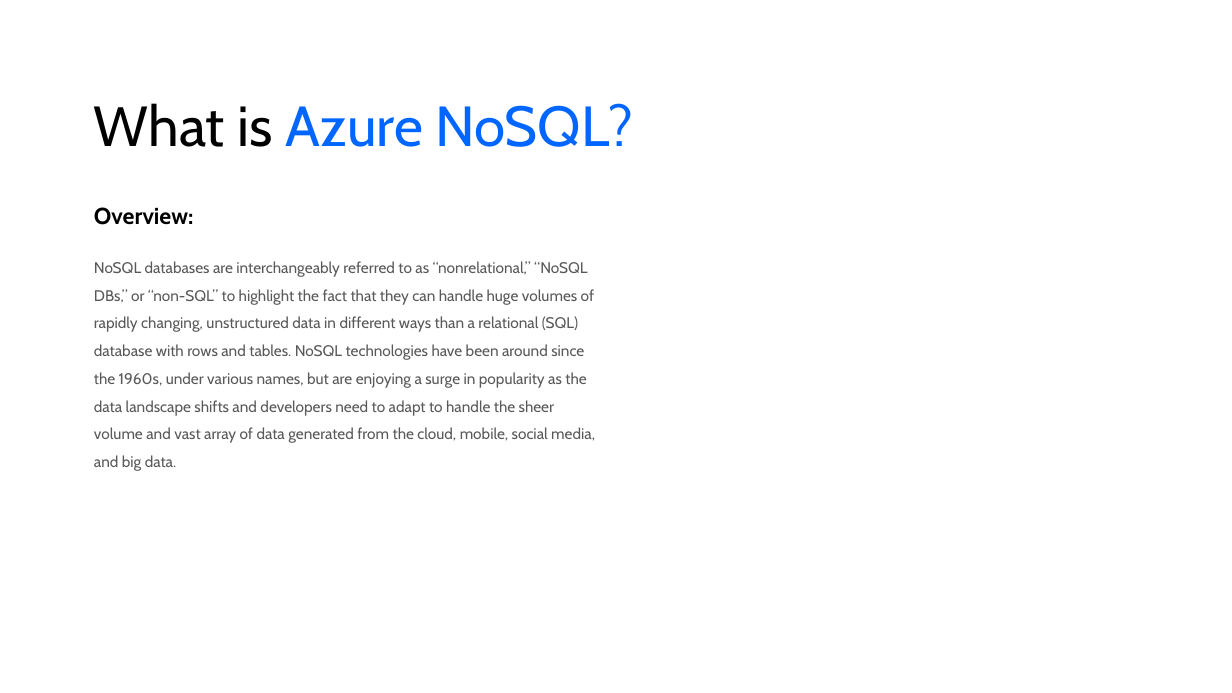
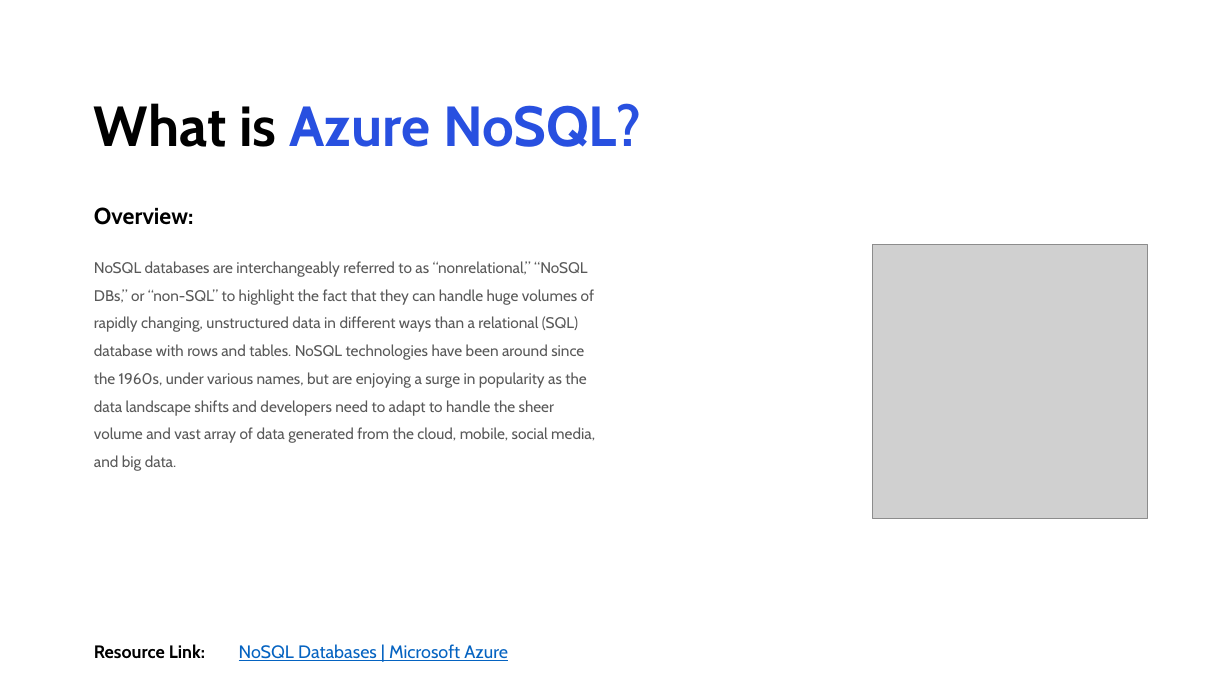
Before and after one commit to areed1192/azure-sql-data-project, a slide deck: slide 17 of samples/resources/Microsoft Azure.pptx (slide 5 before the commit). Drawn at 1232x693 pixels with LibreOffice and Linux fonts; fonts in the diff are those of the drawing; grey boxes stand for pictures. Boxes give left, top, right and bottom in pixels: in the first picture for what was removed or moved away, otherwise in the second. Text is boxed around its words. In the diff, an @@ line names an element or a change of style, - is before the commit and + after.

```diff
--- a/samples/resources/Microsoft Azure.pptx
+++ b/samples/resources/Microsoft Azure.pptx
@@ title "What is Azure NoSQL?" at [94, 103, 641, 147]: text colour #0066FF to #2850E0 in "Azure NoSQL?"; bold on @@
@@ picture added at [873, 244, 1148, 518] @@
@@ text added at [94, 644, 205, 658], 14 pt, text #000000, bold @@
+Resource Link:
@@ text added at [239, 644, 508, 661], 14 pt, text #0563C1, underline @@
+NoSQL Databases | Microsoft Azure
```
Also in this commit, not shown: 7 other slides changed, 12 slides added, 9 other files.
